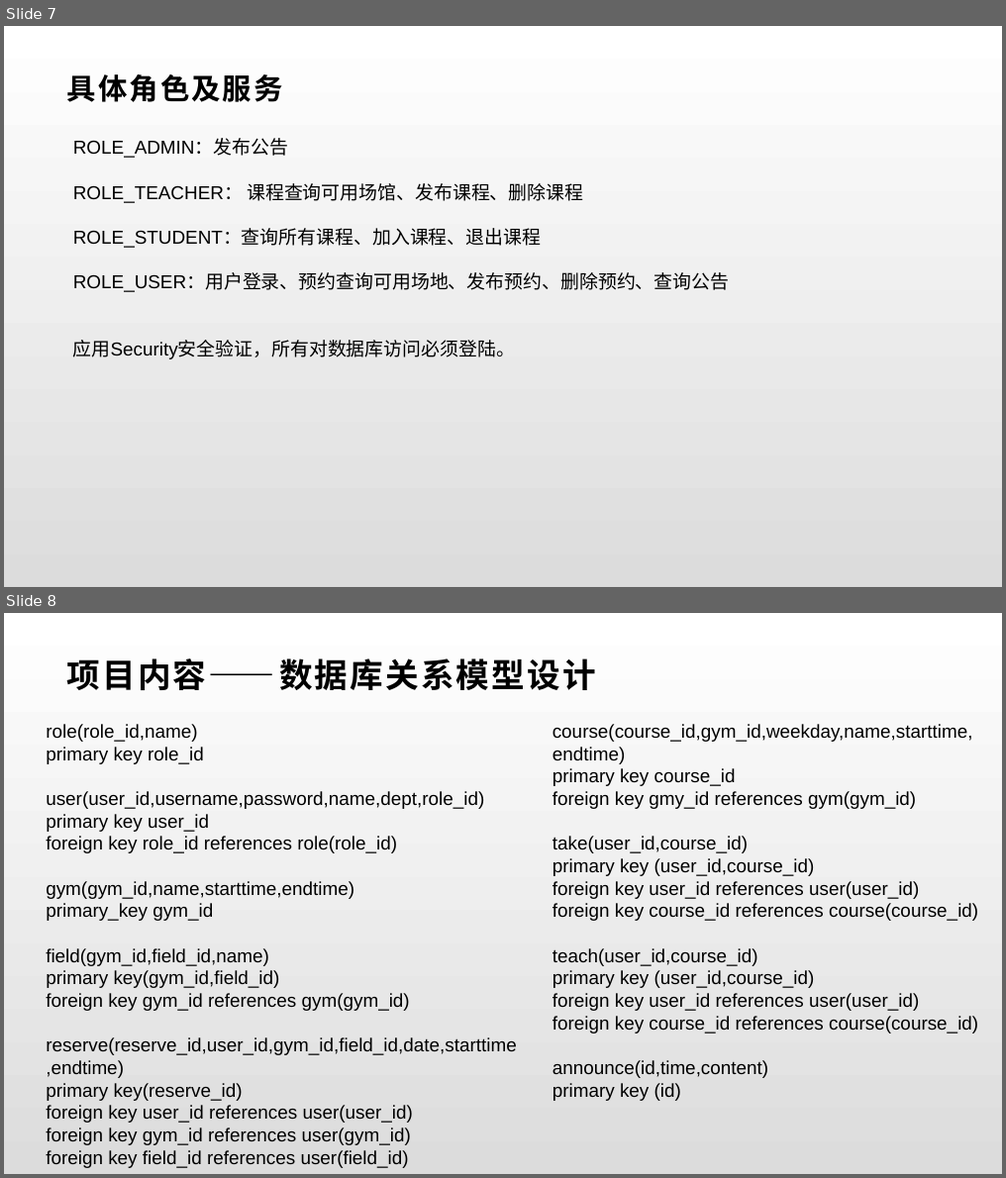
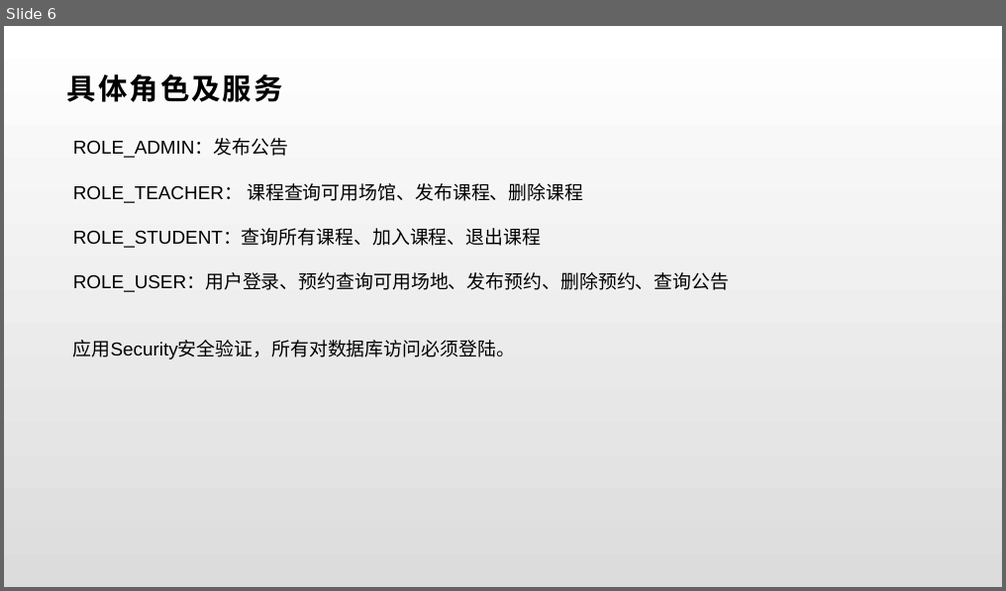
Before and after one commit to wangzh1998/MeetHere, a slide deck: Pre/Group-4-MeetHerePre.pptx. Shown one above the other, each under a label of ours: slides 7 and 8 before the commit, slide 6 after it. The pictures are 1006x1178 and 1006x591 pixels, drawn with LibreOffice and Linux fonts; fonts in the diff are those of the drawing. Boxes give left, top, right and bottom in pixels: in the first picture for what was removed or moved away, otherwise in the second. Text is boxed around its words. In the diff, an @@ line names an element or a change of style, - is before the commit and + after.

```diff
--- a/Pre/Group-4-MeetHerePre.pptx
+++ b/Pre/Group-4-MeetHerePre.pptx
@@ slide 8 removed at (4, 613, 1002, 1174), background gradient #FFFFFF to #DCDCDC @@
@@ title removed at (67, 659, 595, 690) @@
-项目内容——数据库关系模型设计
@@ text removed at (46, 724, 517, 1168) @@
-role(role_id,name)
-primary key role_id
-user(user_id,username,password,name,dept,role_id)
-primary key user_id
-foreign key role_id references role(role_id)
-gym(gym_id,name,starttime,endtime)
-primary_key gym_id
-field(gym_id,field_id,name)
-primary key(gym_id,field_id)
-foreign key gym_id references gym(gym_id)
-reserve(reserve_id,user_id,gym_id,field_id,date,starttime,endtime)
-primary key(reserve_id)
-foreign key user_id references user(user_id)
-foreign key gym_id references user(gym_id)
-foreign key field_id references user(field_id)
@@ text removed at (552, 724, 978, 1101) @@
-course(course_id,gym_id,weekday,name,starttime,endtime)
-primary key course_id
-foreign key gmy_id references gym(gym_id)
-take(user_id,course_id)
-primary key (user_id,course_id)
-foreign key user_id references user(user_id)
-foreign key course_id references course(course_id)
-teach(user_id,course_id)
-primary key (user_id,course_id)
-foreign key user_id references user(user_id)
-foreign key course_id references course(course_id)
-announce(id,time,content)
-primary key (id)
@@ what was slide 7 is now slide 6 @@
```
Also in this commit, not shown: 1 other slide removed.
